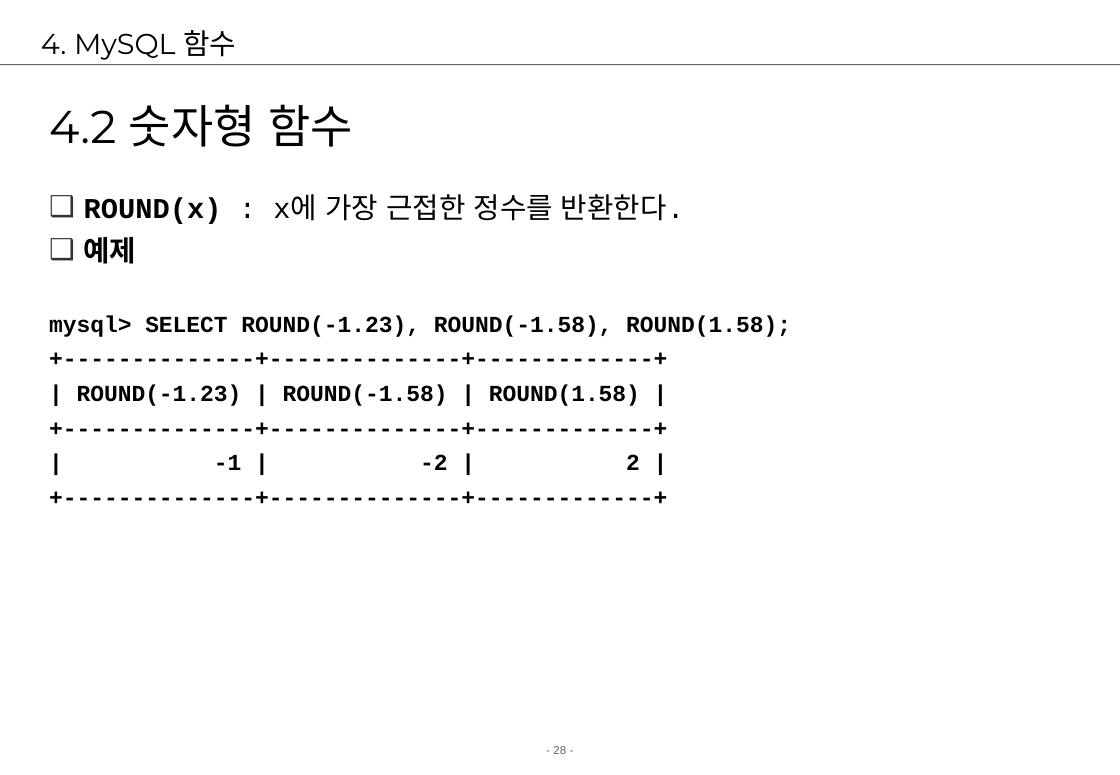
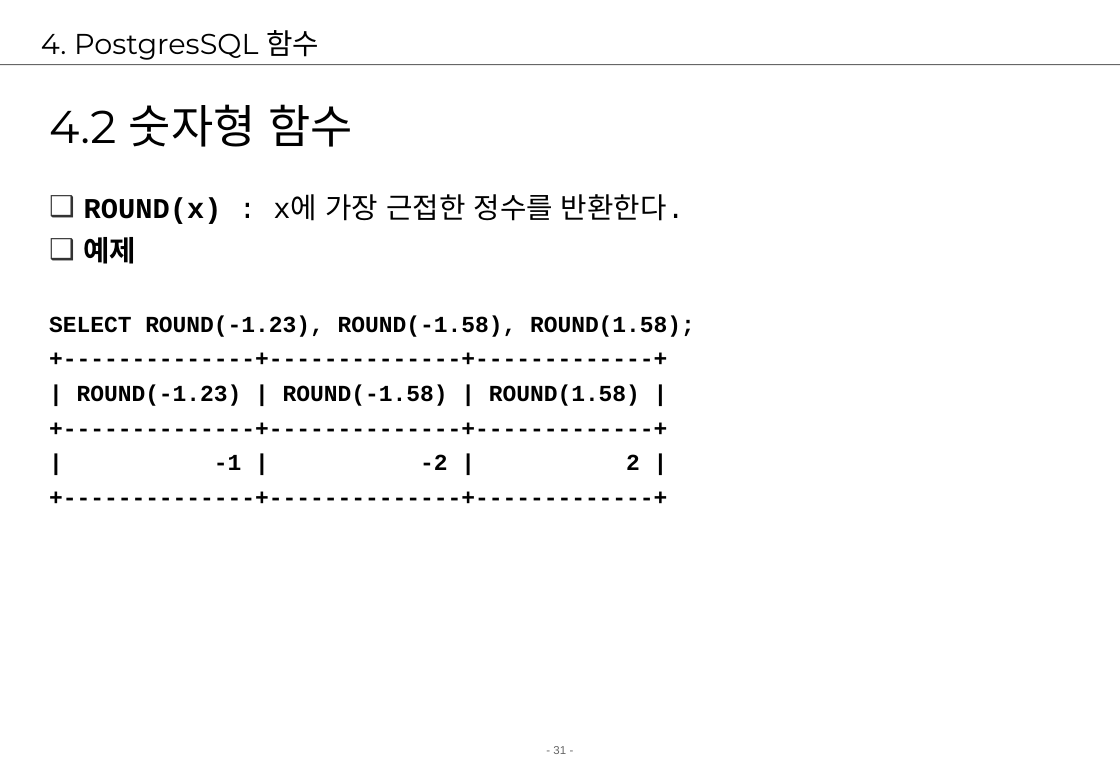
Before and after one commit to jungeunlee95/cafe24-TIL, a slide deck: slide 31 of 2 강의자료/02.강의/5. postgresql/postgresql2-검색.ppt (slide 28 before the commit). Drawn at 1120x775 pixels with LibreOffice and Linux fonts; fonts in the diff are those of the drawing; background and template pictures are left out. Boxes give left, top, right and bottom in pixels: in the first picture for what was removed or moved away, otherwise in the second. Text is boxed around its words. In the diff, an @@ line names an element or a change of style, - is before the commit and + after.

Commit message:
postgresql

```diff
--- a/2 강의자료/02.강의/5. postgresql/postgresql2-검색.ppt
+++ b/2 강의자료/02.강의/5. postgresql/postgresql2-검색.ppt
@@ title at bbox=[41, 30, 319, 60]: text changed @@
-4. MySQL 함수
+4. PostgresSQL 함수
@@ text at bbox=[49, 315, 695, 337]: text changed @@
-mysql> SELECT ROUND(-1.23), ROUND(-1.58), ROUND(1.58);
+SELECT ROUND(-1.23), ROUND(-1.58), ROUND(1.58);
@@ page number at bbox=[553, 746, 566, 754]: text changed @@
-- 28 -
+- 31 -
```
Also in this commit, not shown: 44 other slides changed, 4 slides added, 1 slide removed, 27 other files.
